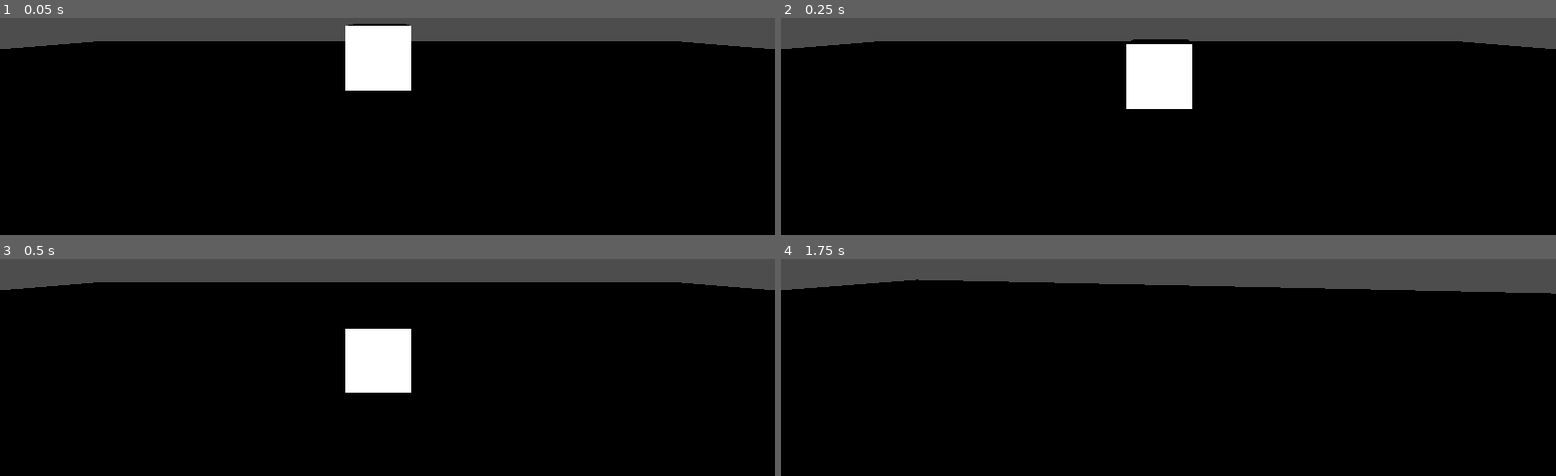
Above: before the commit, frames 1-4 (two rows, left to right).
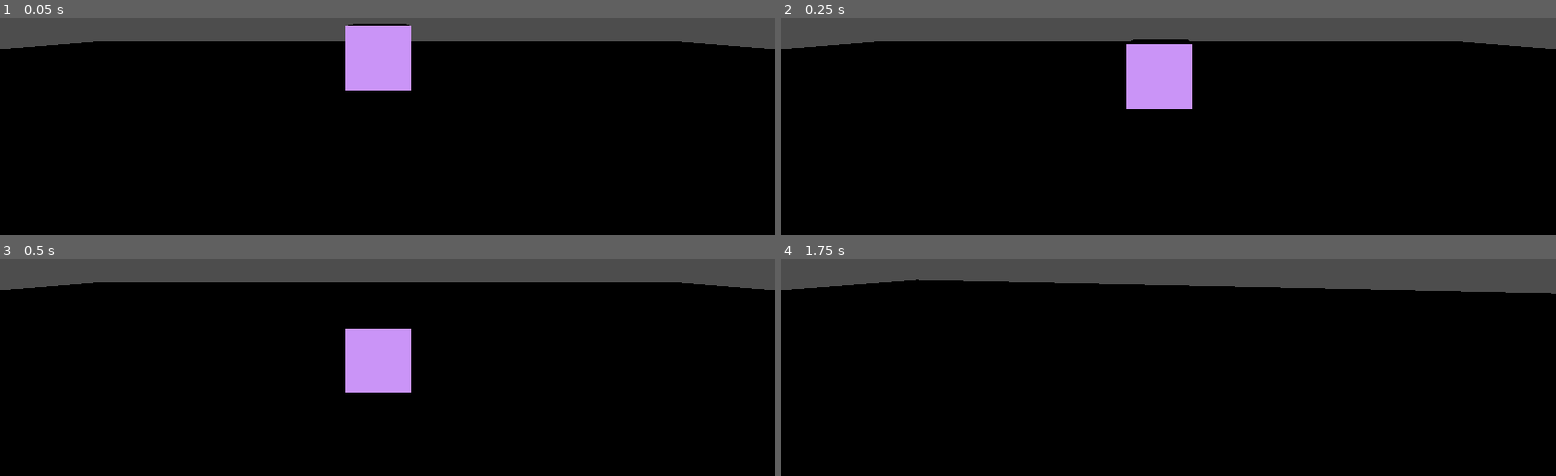
Above: after the commit, the same moments.

Repository: HermannHelgi/GameJam25
Game: Godot game, scene res://Dadi/testsceneDaði.tscn
Same seed, same stepped clock (60 frames per second), same inputs: the game is played once before the commit and once after it. This scene is started directly instead of the project's main scene.
Inputs (mouse positions are in pixels of both pictures, inside the frame that each line leads up to):
- Up to frame 1 (0.05 s): no input
- Up to frame 2 (0.25 s): no input
- Up to frame 3 (0.5 s): no input
- Up to frame 4 (1.75 s): tap Enter (ui_accept) at 0.5, 0.77, 1.52 s; move the mouse to (outside the picture) at 0.52 s; hold Up (ui_up) from 0.53 s (still down); tap E (grab) at 0.6, 1.35 s; move the mouse to (1129, 261) at 1.27 s

The runs differ from the first frame. In frame 1, 2.5% of the frame differs, in the area x 44-54%, y 3-34%; in frame 2, 2.5%; in frame 3, 2.5%; in frame 4, nothing differs.

Commit message:
added gmod handling items

Diff:
--- a/Dadi/playerController/PlayerTest.tscn
+++ b/Dadi/playerController/PlayerTest.tscn
@@ -22,7 +22,10 @@
 transform = Transform3D(1, 0, 0, 0, 1, 0, 0, 0, 1, 0, 0, -2)
 
 [node name="RayCast3D" type="RayCast3D" parent="Player/head"]
+transform = Transform3D(2, 0, 0, 0, -8.742278e-08, -2, 0, 2, -8.742278e-08, 0, 0, -0.1600132)
 collision_mask = 2
+debug_shape_custom_color = Color(0.62716395, 0.0063544987, 0.09895905, 1)
+debug_shape_thickness = 4
 
 [node name="CollisionShape3D" type="CollisionShape3D" parent="Player"]
 shape = SubResource("CapsuleShape3D_oexwc")
--- a/Dadi/playerController/head.gd
+++ b/Dadi/playerController/head.gd
@@ -1,4 +1,7 @@
 extends Node3D
+
+@export var spring_stiffness: float = 40.0
+@export var spring_damping: float = 8.0
 
 var holding: bool = false;
 var held_object: Node3D = null
@@ -23,11 +26,11 @@
 		rotate_x(deg_to_rad(-event.relative.y * sensetivity))
 		rotation.x * clamp(rotation.x, deg_to_rad(-90), deg_to_rad(90) )
 		#Grab - drop item action
-		if event.is_action_pressed(GRAB_ACTION):
-			if holding:
-				drop_object()
-			else:
-				try_grab_object()
+	if event.is_action_pressed(GRAB_ACTION):
+		if holding:
+			drop_object()
+		else:
+			try_grab_object()
 
 func try_grab_object() -> void:
 	#Make sure raycast is hitting something
@@ -36,12 +39,12 @@
 	var collider := raycast.get_collider()
 	if collider == null:
 		return
-	if not (collider is Node3D):
+	if not (collider is RigidBody3D):
 		return
 
-	if collider is CollisionObject3D:
-		var co := collider as CollisionObject3D
-		if (co.collision_layer & GRAB_LAYER) == 0:
+	if collider is CollisionShape3D:
+		var co := collider as CollisionShape3D
+		if (co.collision_layer & GRAB_LAYER) ==0:
 			return
 	var body := collider as Node3D
 
@@ -54,7 +57,8 @@
 	if body is RigidBody3D:
 		var rb := body as RigidBody3D
 		held_was_frozen = rb.freeze
-		rb.freeze = true
+		rb.freeze = false
+		rb.gravity_scale = 0.0
 	#reparent to hold position
 	held_original_parent.remove_child(body)
 	hold_position.add_child(body)
@@ -67,24 +71,52 @@
 	if held_object == null:
 		return
 	var body := held_object
+	var rb:RigidBody3D = null
+	if body is RigidBody3D:
+		rb = body as RigidBody3D
 
-	#Remove the hold_posiiton
-	hold_position.remove_child(body)
-	held_original_parent.add_child(body)
+	var world_transform: Transform3D = body.global_transform
 
-	#put the object at the hold point
-	body.global_transform = hold_position.global_transform
+	# Reparent it back to where it came from
+	if body.get_parent() == hold_position and held_original_parent:
+		hold_position.remove_child(body)
+		held_original_parent.add_child(body)
+		# Keep the world-space transform so it stays where it was dropped
+		body.global_transform = world_transform
 
-	if body is RigidBody3D:
-		var rb := body as RigidBody3D
+	# Restore physics
+	if rb:
+		rb.gravity_scale = 1.0
 		rb.freeze = held_was_frozen
+		# Optional: give it a little toss forward
+		# var forward := -global_transform.basis.z
+		# rb.apply_impulse(forward * 2.0)
 
-	holding = false
+	# Clear state
 	held_object = null
 	held_original_parent = null
+	holding = false
 
+func _physics_process(delta: float) -> void:
+	if holding and held_object is RigidBody3D:
+		_update_held_body_physics(delta)
 
+func _update_held_body_physics(delta:float) -> void:
+	var rb := held_object as RigidBody3D
+
+	var target_pos: Vector3 = hold_position.global_transform.origin
+	var current_pos: Vector3 = rb.global_transform.origin
+	var to_target: Vector3 = target_pos - current_pos
+
+	# Spring force
+	var spring_force: Vector3 = to_target * spring_stiffness
+
+	# Damping based on current velocity
+	var damping_force: Vector3 = -rb.linear_velocity * spring_damping
+
+	rb.apply_central_force(spring_force + damping_force)
 
 # Called every frame. 'delta' is the elapsed time since the previous frame.
-func _process(delta: float) -> void:
-	pass
+#func _process(delta: float) -> void:
+	#pass
+	#
--- a/Dadi/playerController/testObject.tscn
+++ b/Dadi/playerController/testObject.tscn
@@ -3,6 +3,7 @@
 [sub_resource type="BoxShape3D" id="BoxShape3D_1b47f"]
 
 [sub_resource type="StandardMaterial3D" id="StandardMaterial3D_nk2sh"]
+albedo_color = Color(0.78673357, 0.5684669, 0.96354836, 1)
 
 [sub_resource type="BoxMesh" id="BoxMesh_70ru7"]
 material = SubResource("StandardMaterial3D_nk2sh")
@@ -10,6 +11,9 @@
 [node name="Node3D" type="Node3D"]
 
 [node name="RigidBody3D" type="RigidBody3D" parent="."]
+transform = Transform3D(0.5, 0, 0, 0, 0.5, 0, 0, 0, 0.5, 0, 0, 0)
+collision_layer = 3
+collision_mask = 3
 mass = 0.5
 
 [node name="CollisionShape3D" type="CollisionShape3D" parent="RigidBody3D"]
--- a/Dadi/testsceneDaði.tscn
+++ b/Dadi/testsceneDaði.tscn
@@ -8,6 +8,9 @@
 [sub_resource type="BoxShape3D" id="BoxShape3D_03vtf"]
 
 [sub_resource type="BoxMesh" id="BoxMesh_6pc68"]
+
+[sub_resource type="StandardMaterial3D" id="StandardMaterial3D_sl4as"]
+albedo_color = Color(0.36643577, 0.8118986, 0.40948617, 1)
 
 [node name="TestScene" type="Node3D"]
 
@@ -30,3 +33,4 @@
 [node name="MeshInstance3D" type="MeshInstance3D" parent="StaticBody3D"]
 transform = Transform3D(50, 0, 0, 0, 1, 0, 0, 0, 50, 0, 0, 0)
 mesh = SubResource("BoxMesh_6pc68")
+surface_material_override/0 = SubResource("StandardMaterial3D_sl4as")
--- a/project.godot
+++ b/project.godot
@@ -12,7 +12,7 @@
 
 config/name="GameJam25"
 run/main_scene="res://Dadi/playerController/PlayerTest.tscn"
-config/features=PackedStringArray("4.3", "Forward Plus")
+config/features=PackedStringArray("4.5", "Forward Plus")
 config/icon="res://icon.svg"
 
 [input]
Not shown, added: Dadi/playerController/PlayerController.gd.uid
Not shown: 1 places in Dadi/playerController/PlayerTest.tscn that only renumber resources
Not shown, added: Dadi/playerController/head.gd.uid
Not shown: 1 places in Dadi/testsceneDaði.tscn that only renumber resources
Not shown, changed: icon.svg.import
